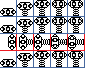
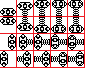
Layer changes from the first 85×68 image to the second:
renamed "0" to "r0", moved it out of group "right", painted on it over <box>0,51,17,68</box>
renamed "1" to "r1", moved it out of group "right", painted on it over <box>17,51,34,68</box>
renamed "2" to "r2", moved it out of group "right", painted on it over <box>34,51,51,68</box>
renamed "3" to "r3", moved it out of group "right", painted on it over <box>51,51,68,68</box>
renamed "4" to "r4", moved it out of group "right", painted on it over <box>68,51,85,68</box>
removed group "left" (5 layers) over <box>0,32,85,68</box>
renamed "0" to "l0", moved it out of group "left", painted on it over <box>0,35,17,68</box>
renamed "1" to "l1", moved it out of group "left", painted on it over <box>17,35,34,68</box>
removed layer "2" (2nd of 4, in "left") from group "left" over <box>34,32,60,68</box>
renamed "3" to "l3", moved it out of group "left", painted on it over <box>51,32,68,68</box>
renamed "4" to "l4", moved it out of group "left", painted on it over <box>68,36,85,68</box>
removed group "down" (5 layers) over <box>0,17,85,34</box>
renamed "0" to "d0", moved it out of group "down", painted on it over <box>0,17,17,34</box>
renamed "1" to "d1", moved it out of group "down", painted on it over <box>17,17,34,34</box>
renamed "2" to "d2", moved it out of group "down", painted on it over <box>34,17,51,34</box>
renamed "3" to "d3", moved it out of group "down", painted on it over <box>51,17,68,34</box>
renamed "4" to "d4", moved it out of group "down", painted on it over <box>68,17,85,34</box>
removed group "up" (5 layers) over <box>0,0,85,17</box>
renamed "0" to "u0", moved it out of group "up", painted on it over <box>0,0,17,17</box>
renamed "1" to "u1", moved it out of group "up", painted on it over <box>17,0,34,17</box>
renamed "2" to "u2", moved it out of group "up", painted on it over <box>34,0,51,17</box>
painted on "grid" over <box>0,0,85,68</box>
…and 3 more changes (1 added, 2 painted, 2 renamed, 2 stack)
